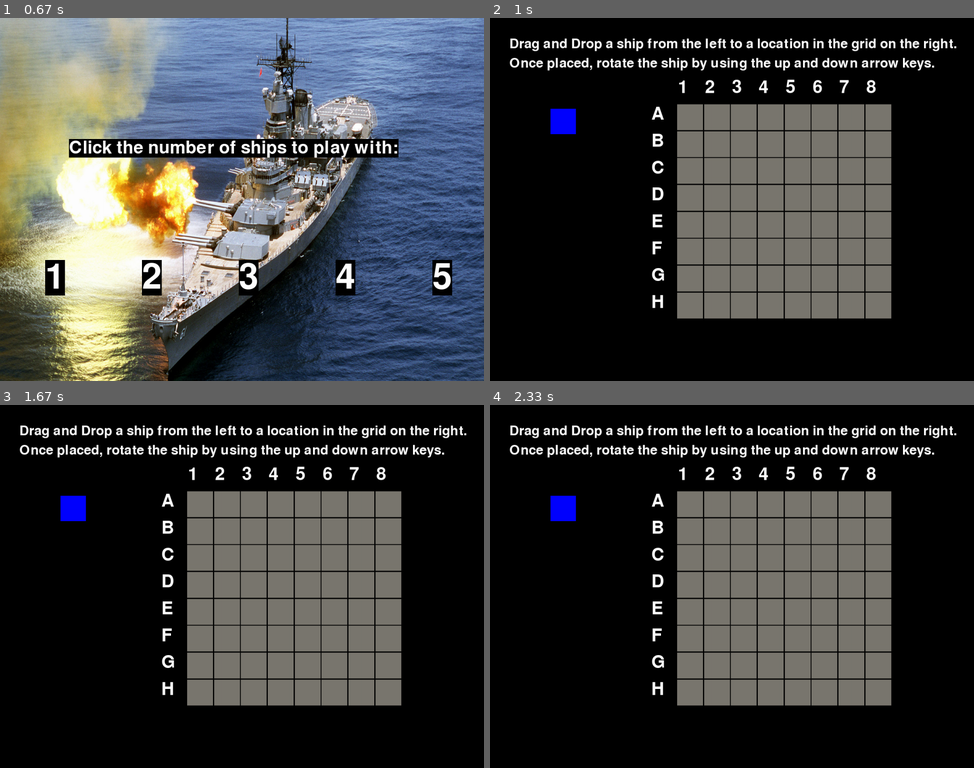
Above: before the commit, frames 1-4 (two rows, left to right).
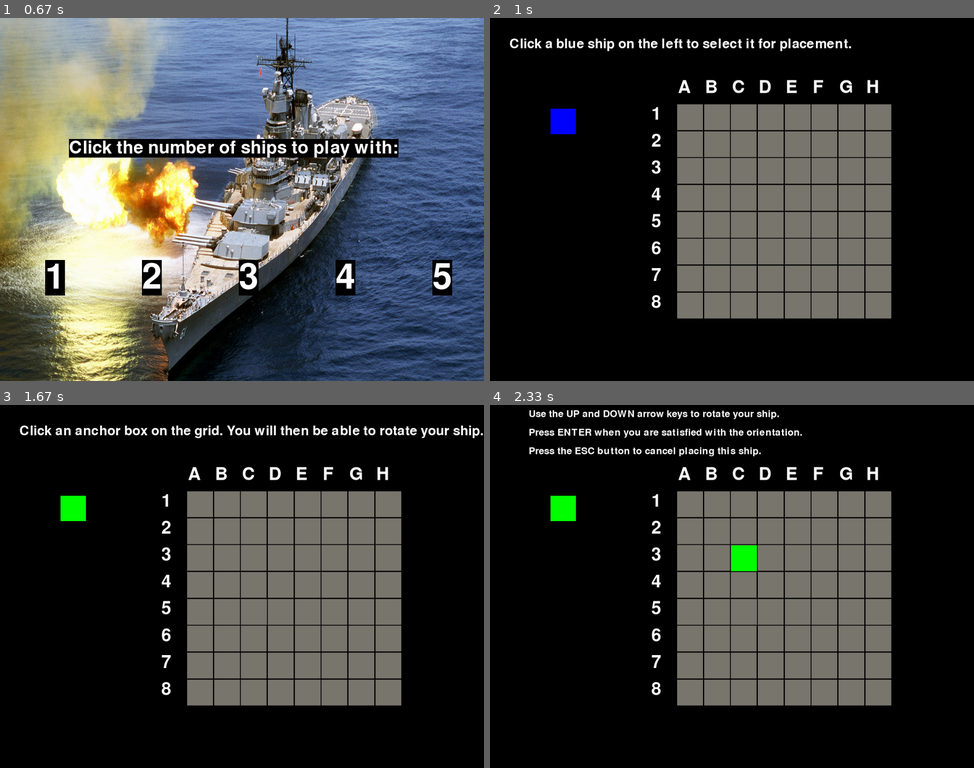
Above: after the commit, the same moments.

Repository: dsutton1080/GameOfThreadsProject1
Game: pygame game, started from pygame-testing/gui.py
Same seed, same stepped clock (60 frames per second), same inputs: the game is played once before the commit and once after it.
Inputs (mouse positions are in pixels of both pictures, inside the frame that each line leads up to):
- Up to frame 1 (0.67 s): tap Space at 0.33 s
- Up to frame 2 (1 s): click (543, 279) at 0.82 s
- Up to frame 3 (1.67 s): press the mouse at (72, 506) at 1.13 s; move the mouse to (246, 615) at 1.23 s; release the mouse at (425, 724) at 1.37 s
- Up to frame 4 (2.33 s): press the mouse at (741, 557) at 1.8 s; move the mouse to (659, 506) at 1.9 s; release the mouse at (572, 452) at 2.03 s

Frame 1 is identical in both runs. In frame 2, 3.6% of the frame differs, in the area x 4-97%, y 5-80%; in frame 3, 4.2%; in frame 4, 5.0%, in the area x 4-97%, y 1-80%.

Commit message:
Implemented the functionality to highlight a placeable ship and then highlight possible anchor points on the selection board.

Diff:
--- a/pygame-testing/gui.py
+++ b/pygame-testing/gui.py
@@ -24,6 +24,11 @@
 
 imageBattleshipSurface = pygame.image.load('battleship-1200x900.jpg').convert()
 blackBackground = pygame.Surface((SCREEN_WIDTH, SCREEN_HEIGHT))
+
+
+# class AbstractDrawComponent(pygame.sprite.Sprite):
+
+
 
 class BoardSquare(pygame.sprite.Sprite):
     def __init__(self,
@@ -88,7 +93,7 @@
         fontSize = floor(min(self.squareHeight, self.squareWidth))
 
         def create_label(index):
-            return TextBox("{}".format(chr(index + 64)), (x, y + (index * self.offset) + (self.squareHeight * index)),
+            return TextBox("{}".format(index), (x, y + (index * self.offset) + (self.squareHeight * index)),
                            fontsize=fontSize)
 
         return reduce(lambda others, i: others + [create_label(i)], range(1, 9), [])
@@ -98,7 +103,7 @@
         fontSize = floor(min(self.squareHeight, self.squareWidth))
 
         def create_label(index):
-            return TextBox("{}".format(index), (x + (index * self.offset) + (self.squareWidth * index), y), fontsize=fontSize)
+            return TextBox("{}".format(chr(index + 64)), (x + (index * self.offset) + (self.squareWidth * index), y), fontsize=fontSize)
 
         return reduce(lambda others, i: others + [create_label(i)], range(1, 9), [])
 
@@ -135,17 +140,26 @@
                  length,
                  squareWidth,
                  squareHeight,
-                 window_coord):
+                 window_coord,
+                 orientation=0,
+                 color=colors['BLUE']):
         super(Ship, self).__init__()
         self.length = length
         self.squareWidth = squareWidth
         self.squareHeight = squareHeight
         self.window_coord = window_coord
-        self.grid_coord = (0, 0)
+        self.color = color
+        self.anchor_coord = (0, 0)
         self.offset = SCREEN_HEIGHT / 400
-        self.rect = Rect(self.window_coord[0], self.window_coord[1], self.squareWidth, self.squareHeight * self.length)
-        self.surface = pygame.Surface((self.rect.w, self.rect.h))
-        self.surface.fill(colors['BLUE'])
+        self.surface = pygame.Surface((self.squareWidth, self.squareHeight * self.length))
+        self.rect = self.surface.fill(self.color).move(self.window_coord[0], self.window_coord[1])
+
+
+def highlight(obj, color):
+    obj.surface.fill(color)
+    obj.rect = obj.surface.get_rect(x=obj.window_coord[0], y=obj.window_coord[1])
+    screen.blit(obj.surface, obj.rect)
+    pygame.display.update(obj)
 
 
 def quit_actions():
@@ -175,7 +189,7 @@
     instructionsTextBox = TextBox("Press the SPACE bar to play", (SCREEN_WIDTH / 3, SCREEN_HEIGHT / 2), fontsize=48)
     screen.blit(instructionsTextBox.surface, instructionsTextBox.rect)
 
-    pygame.display.update()
+    pygame.display.flip()
 
     while True:
         for event in pygame.event.get():
@@ -223,6 +237,16 @@
                         return i
 
 
+def get_intersect_object_from_list(pos, ls):
+    for obj in ls:
+        if obj.rect.collidepoint(pos):
+            return obj
+    return None
+
+# def draw_and_update(obj):
+
+
+# Returns a list of lists of (row, col) coordinates. Example: [[(1,1), (1,2), (1,3)], [(3,3), (4,3)], [(8,8)]]
 def run_place_ships(numShips):
 
     # define the board to place on
@@ -257,27 +281,106 @@
 
 
     # define instructions box
-    instructionsTextBox1 = TextBox("Drag and Drop a ship from the left to a location in the grid on the right.", (48, 48))
-    instructionsTextBox2 = TextBox("Once placed, rotate the ship by using the up and down arrow keys.", (48, 96))
-
+    instructionsTextBox1 = TextBox("Click a blue ship on the left to select it for placement.", (48, 48))
+    # instructionsTextBox2 = TextBox("Once placed, rotate the ship by using the up and down arrow keys.", (48, 96))
+
+    # draw initial state
     pygame.display.flip()
     screen.blit(blackBackground, blackBackground.get_rect())
     blit_objects(screen, placeBoard.squares + placeBoard.rowLabels + placeBoard.colLabels)
     blit_objects(screen, shipQueue)
     screen.blit(instructionsTextBox1.surface, instructionsTextBox1.rect)
-    screen.blit(instructionsTextBox2.surface, instructionsTextBox2.rect)
-
-
-    # define instructions box
-    # draw initial state
+    # screen.blit(instructionsTextBox2.surface, instructionsTextBox2.rect)
+
+    def get_clicked_ship(pos):
+        return get_intersect_object_from_list(pos, shipQueue)
+
+    def get_hovered_square(pos):
+        return get_intersect_object_from_list(pos, placeBoard.squares)
+
+    def run_choose_board_location(ship):
+
+        def wait_for_click(square):
+            while True:
+                for event in pygame.event.get():
+                    if event.type == pygame.MOUSEBUTTONDOWN and square.rect.collidepoint(event.pos):
+                        return True
+                    elif event.type == pygame.MOUSEMOTION and not square.rect.collidepoint(event.pos):
+                        return False
+
+
+        def run_rotate_ship(shipLength, anchorCoord):
+            instructionsTextBoxRotate = TextBox("Use the UP and DOWN arrow keys to rotate your ship.", (96, 10), fontsize=36)
+            instructionsTextBoxEnter = TextBox("Press ENTER when you are satisfied with the orientation.", (96, 56), fontsize=36)
+            instructionsTextBoxEscape = TextBox("Press the ESC button to cancel placing this ship.", (96, 102), fontsize=36)
+
+            screen.blit(instructionsTextBoxClick.surface, instructionsTextBoxClick.surface.fill(colors['BLACK']).move(instructionsTextBoxClick.window_coord))
+
+            blit_objects(screen, [instructionsTextBoxEnter, instructionsTextBoxRotate, instructionsTextBoxEscape])
+            pygame.display.flip()
+
+            while True:
+                for event in pygame.event.get():
+                    if event.type == pygame.QUIT:
+                        pygame.quit()
+                        sys.exit()
+
+
+        instructionsTextBoxClick = TextBox("Click an anchor box on the grid. You will then be able to rotate your ship.", (48, 48))
+        screen.blit(ship.surface, ship.rect)
+        screen.blit(instructionsTextBoxClick.surface, instructionsTextBoxClick.rect)
+        pygame.display.update([ship.rect, instructionsTextBoxClick.rect])
+
+        while True:
+            for event in pygame.event.get():
+                if event.type == pygame.QUIT:
+                    pygame.quit()
+                    sys.exit()
+                elif event.type == MOUSEMOTION:
+                    hoveredSquare = get_hovered_square(event.pos)
+                    if not hoveredSquare == None:
+
+                        ## Change from highlighting only the anchor square to highlighting a valid ship orientation ##
+
+                        highlight(hoveredSquare, colors['GREEN'])
+                        didClick = wait_for_click(hoveredSquare)
+                        if didClick:
+                            shipCoords = run_rotate_ship(ship.length, hoveredSquare.grid_coord)
+                            if not shipCoords == None:
+                                return shipCoords
+                        else:
+                            highlight(hoveredSquare, colors['GREY'])
 
     # event loop
+    shipList = []
+
+    while True:
+        for event in pygame.event.get():
+            if event.type == pygame.QUIT:
+                pygame.quit()
+                sys.exit()
+            elif event.type == pygame.MOUSEBUTTONDOWN:
+                clickedShip = get_clicked_ship(event.pos)
+                if not clickedShip == None:
+                    # highlight ship
+                    highlight(clickedShip, colors['GREEN'])
+                    # screen.blit(clickedShip.surface, clickedShip.rect)
+                    # pygame.display.update(clickedShip.rect)
+                    chosenLocation = run_choose_board_location(clickedShip)
+                    if chosenLocation == None:
+                        highlight(clickedShip, colors['BLUE'])
+                    else:
+                        shipList += [chosenLocation]
+                        shipQueue.remove(clickedShip)
+                        blit_objects(screen, shipQueue)
+
+        pygame.display.flip()
+        pygame.time.delay(200)
 
 run_start()
 num = run_get_number_ships()
 run_place_ships(num)
 
-pygame.display.update()
 
 while True:
     for event in pygame.event.get():
